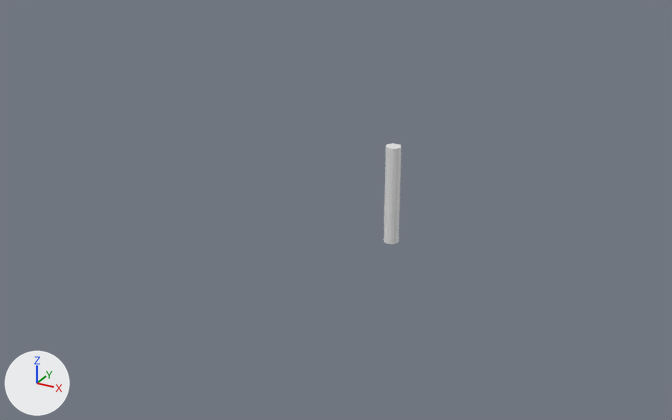
The Blender file Unity/Gothic_Church/Assets/GothicChurch.blend as it was, and as the next commit left it.
The view is the same before and after, from a camera (50 mm lens) standing at (28.4, -60.8, 33.5) and looking at (-4.9, -0.2, 3.2). Lighting does not change. The marker at lower left points along +X, +Y and +Z.

In view in the first picture: 'Pillar Section'.
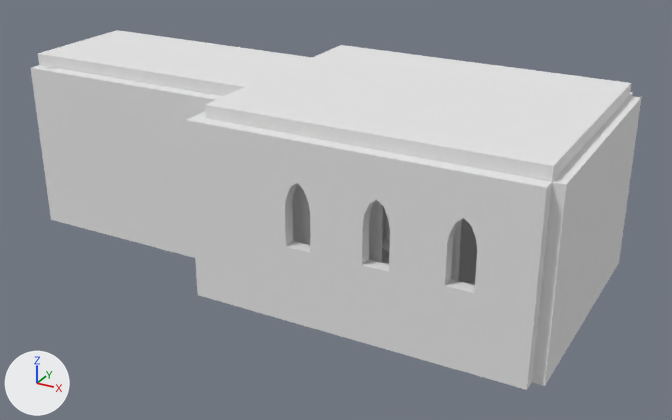
Boxes (x1, y1, x2, y2) around the edits, measured in the pictures (672 x 420 px):
'Main Floor', shown
    after: (31, 30, 641, 390)
'TEMP Pillar', shown
    after: (292, 181, 550, 281)
'Pillar Base', shown
    after: (382, 231, 390, 252)
'Pillar Section', unchanged, covered by the edit
    before: (384, 143, 401, 244)
    after: (384, 209, 390, 233)

The edits, one by one:
Object 'Main Floor' (ob_main_floor) is now shown.
Object 'TEMP Pillar' (ob_temp_pillar) is now shown.
Object 'Pillar Base' (ob_pillar_base) is now shown.
